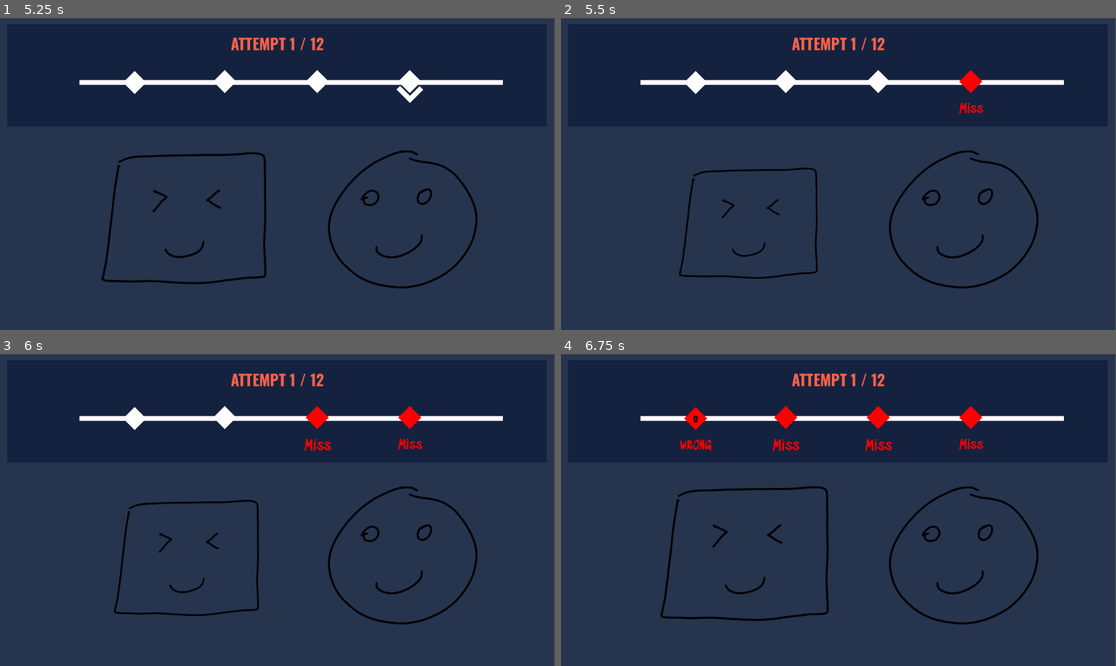
Above: before the commit, frames 1-4 (two rows, left to right).
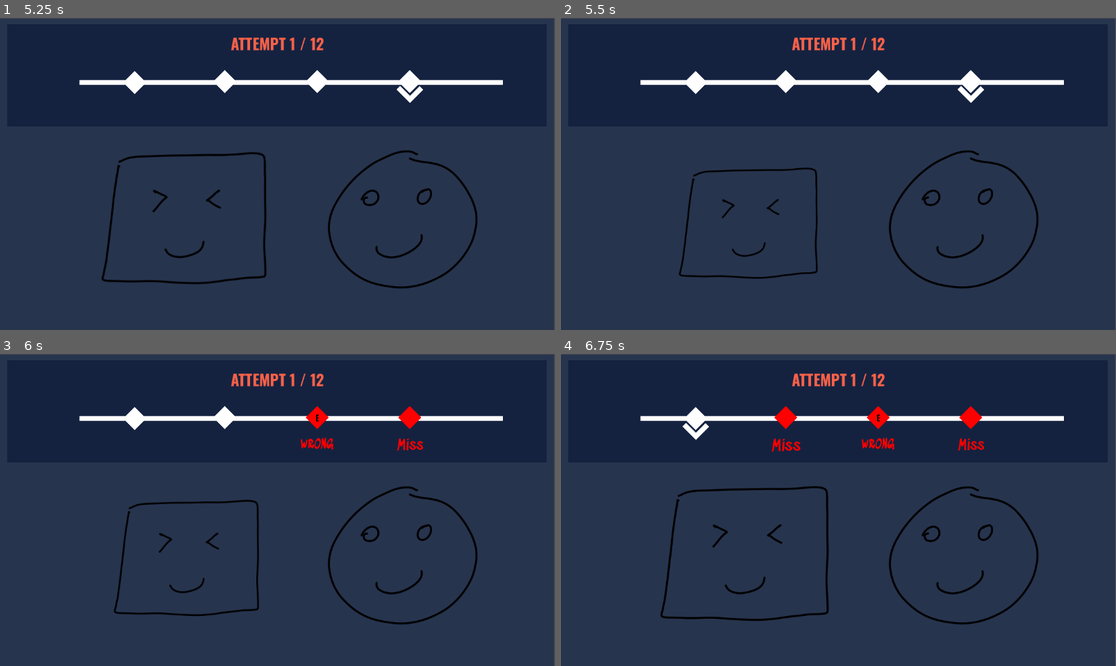
Above: after the commit, the same moments.

Repository: edralzar/gwj-86
Game: Godot game, scene res://LoadingScreen.tscn
Same seed, same stepped clock (60 frames per second), same inputs: the game is played once before the commit and once after it. Sound files missing from this copy of the repository are replaced by a short silence.
Inputs:
- Up to frame 1 (5.25 s): click "Press ENTER to see Instructio…" at 0.5 s; click "Press Enter to Start" at 1.25 s; click "Press Enter to Start" at 2 s; click "Press Enter to Start" at 2.75 s; tap Enter at 3.5 s; tap A (Note1) at 3.6 s; tap D (Note2) at 4.35 s; tap W (Note3) at 5.1 s
- Up to frame 2 (5.5 s): no input
- Up to frame 3 (6 s): tap S (Note4) at 5.85 s
- Up to frame 4 (6.75 s): tap A (Note1) at 6.6 s

Frame 1 is identical in both runs. In frame 2, 0.4% of the frame differs, in the area x 71-77%, y 16-31%; in frame 3, 0.3%; in frame 4, 0.7%, in the area x 21-77%, y 16-32%.

Commit message:
Slightly increase note grace period to 300ms

Diff:
--- a/node_2d.gd
+++ b/node_2d.gd
@@ -9,7 +9,7 @@
 @export var notes: Array[String] = ["D", "E", "G", "B"]
 @export var responses: Array[String] = ["D", "G", "D", "G"]
 @export var max_attempts: int = 12
-@export var gracePeriod: float = 0.2
+@export var gracePeriod: float = 0.3
 
 var playerMarkers: Array[NoteMarker]
 
